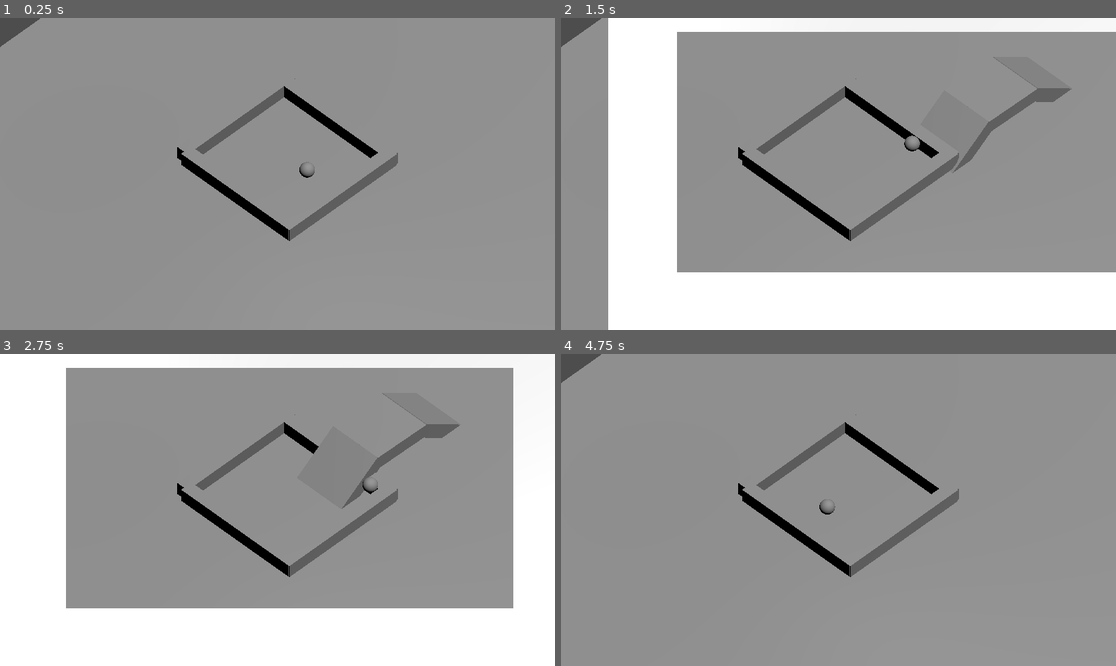
Above: before the commit, frames 1-4 (two rows, left to right).
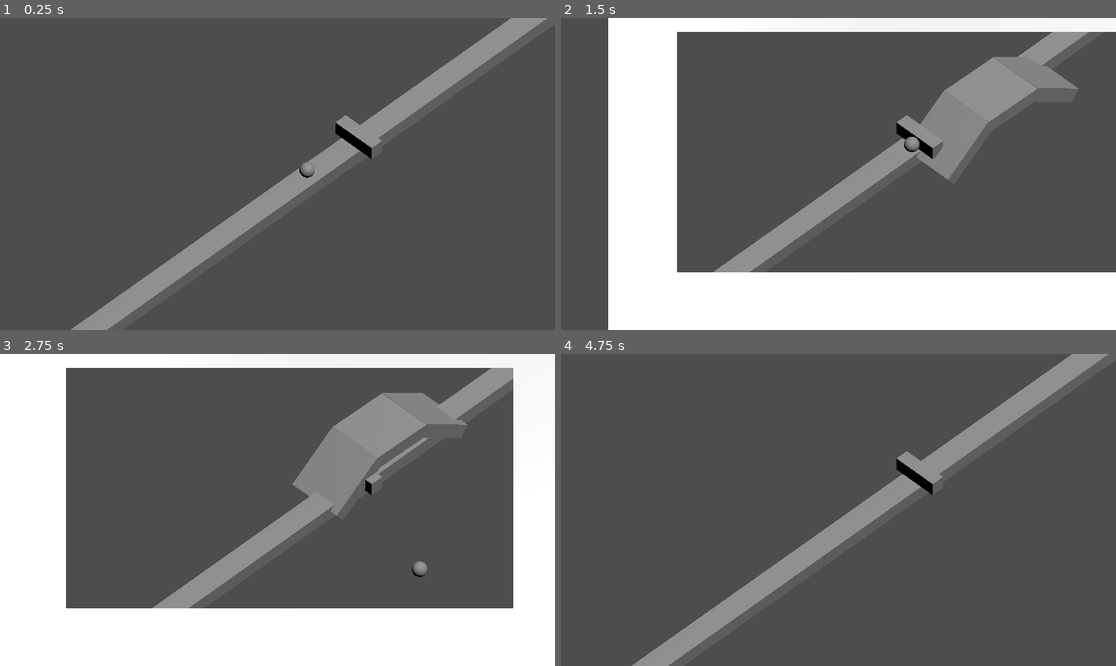
Above: after the commit, the same moments.

Repository: plusonelevel/ld57
Game: Godot game, scene res://scenes/main.tscn
Two runs of this game, one before a commit and one after it. Both use one fixed random seed, a clock stepped at 60 frames per second and the inputs below.
Inputs:
- Up to frame 1 (0.25 s): no input
- Up to frame 2 (1.5 s): tap Enter at 0.5 s; hold D (right) 0.53-1.28 s; hold E (scene+) 0.53-1.28 s; hold S (down) from 1.28 s (still down); tap Q (scene-) at 1.35 s
- Up to frame 3 (2.75 s): release S (down) at 2.03 s; hold D (right) from 2.03 s (still down); hold E (scene+) from 2.03 s (still down)
- Up to frame 4 (4.75 s): release D (right) at 2.78 s; release E (scene+) at 2.78 s; hold W (up) 2.78-3.53 s; tap Q (scene-) at 2.85, 4.35 s; hold E (scene+) 3.53-4.28 s; hold A (left) from 3.53 s (still down)

The runs differ from the first frame. In frame 1, 92% of the frame differs, in the area x 0-100%, y 0-100%; in frame 2, 59%; in frame 3, 52%; in frame 4, 92%.

Commit message:
Gravity + remodel

Diff:
--- a/scenes/character_body_3d.gd
+++ b/scenes/character_body_3d.gd
@@ -1,9 +1,11 @@
 extends CharacterBody3D
 
 var speed = 5.0
+var gravity = -9.8
 
 func _physics_process(delta: float) -> void:
 	var input_direction = Vector3.ZERO
+	velocity.y += gravity * delta
 
 	if Input.is_action_pressed("up"):
 		input_direction.z -= 1
--- a/scenes/main.tscn
+++ b/scenes/main.tscn
@@ -13,23 +13,11 @@
 use_collision = true
 
 [node name="CSGBox3D" type="CSGBox3D" parent="CSGCombiner3D"]
-size = Vector3(67.0156, 1, 44.2959)
-
-[node name="CSGBox3D2" type="CSGBox3D" parent="CSGCombiner3D"]
-transform = Transform3D(1, 0, 0, 0, 1, 0, 0, 0, 1, 0, 1.13242, -6.42739)
-size = Vector3(9.74634, 1, 0.9375)
+size = Vector3(67.0156, 1, 1.6604)
 
 [node name="CSGBox3D3" type="CSGBox3D" parent="CSGCombiner3D"]
-transform = Transform3D(-4.37114e-08, 0, -1, 0, 1, 0, 1, 0, -4.37114e-08, 4.3382, 1.13242, -1.43097)
-size = Vector3(9.74634, 1, 0.9375)
-
-[node name="CSGBox3D5" type="CSGBox3D" parent="CSGCombiner3D"]
-transform = Transform3D(-4.37114e-08, 0, -1, 0, 1, 0, 1, 0, -4.37114e-08, -4.6618, 1.13242, -1.43097)
-size = Vector3(9.74634, 1, 0.9375)
-
-[node name="CSGBox3D4" type="CSGBox3D" parent="CSGCombiner3D"]
-transform = Transform3D(-1, 0, 8.74228e-08, 0, 1, 0, -8.74228e-08, 0, -1, -0.245773, 1.13242, 3.04131)
-size = Vector3(9.74634, 1, 0.9375)
+transform = Transform3D(-4.37114e-08, 0, -1, 0, 1, 0, 1, 0, -4.37114e-08, 4.3382, 1.13242, 0.343231)
+size = Vector3(3.30035, 1, 0.9375)
 
 [node name="Camera3D" type="Camera3D" parent="."]
 transform = Transform3D(0.707107, 0.5, -0.5, 0, 0.707107, 0.707107, 0.707107, -0.5, 0.5, -8.23463, 10.361, 5.5432)
